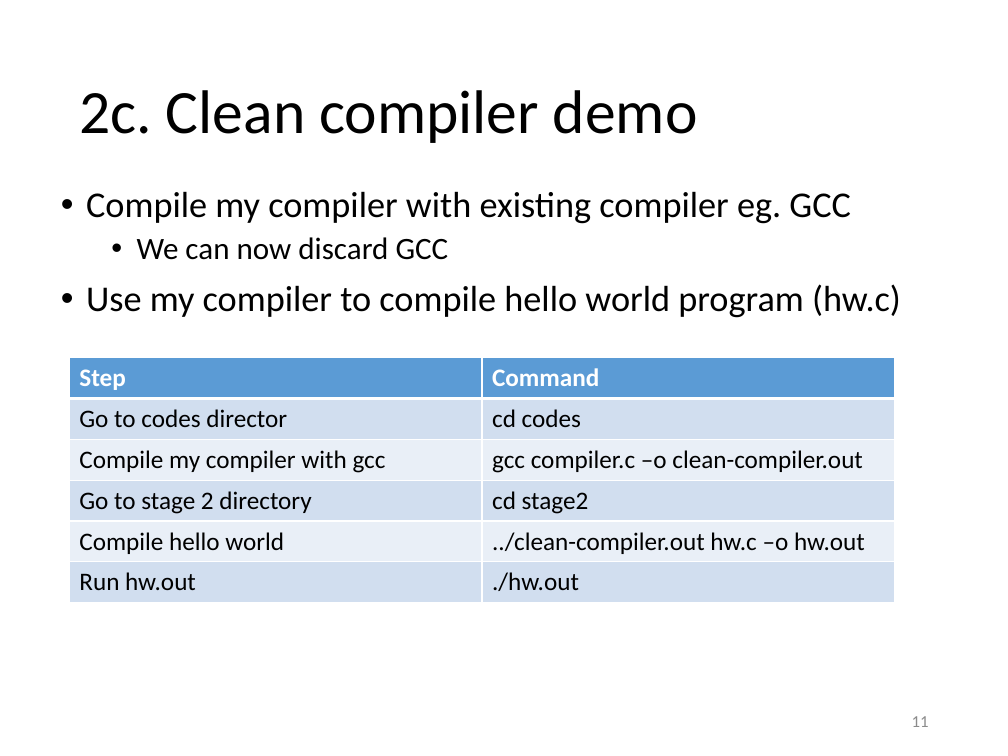
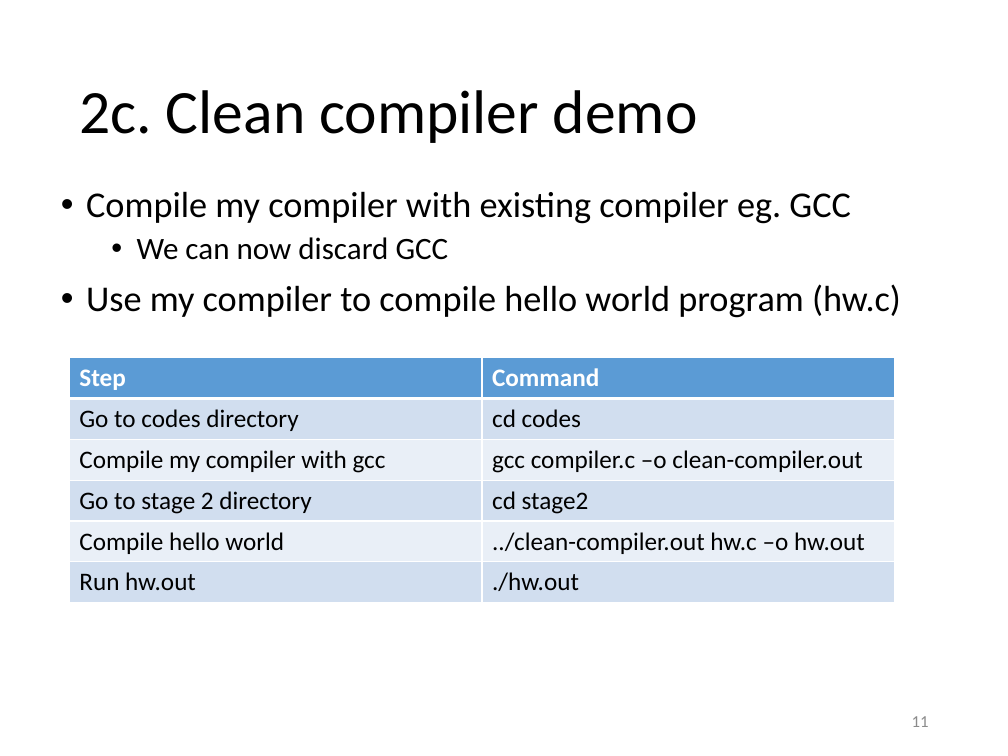
Before and after one commit to yeokm1/reflections-on-trusting-trust, a slide deck: slide 11 of reflections-of-reflecting-trust-slides.pptx. Drawn at 1008x756 pixels with LibreOffice and Linux fonts; fonts in the diff are those of the drawing. Boxes give left, top, right and bottom in pixels: in the first picture for what was removed or moved away, otherwise in the second. Text is boxed around its words. In the diff, an @@ line names an element or a change of style, - is before the commit and + after.

```diff
--- a/reflections-of-reflecting-trust-slides.pptx
+++ b/reflections-of-reflecting-trust-slides.pptx
@@ table at [70,358,896,603] @@
-row 2, column 1: Go to codes director
+row 2, column 1: Go to codes directory
```
Also in this commit, not shown: 9 other slides changed, 14 slides added, 2 slides removed.
